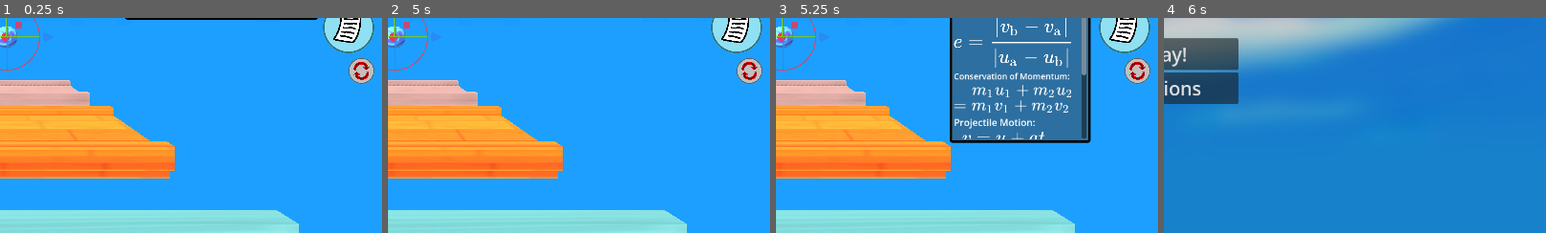
Above: before the commit, frames 1-4 (left to right).
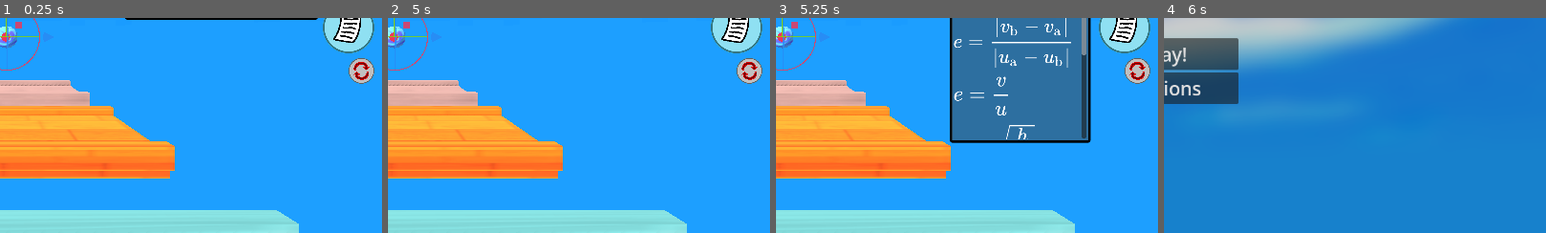
Above: after the commit, the same moments.

Repository: ErythiaSea/CMP400-PhET
Game: Godot game, scene res://Scenes/bowlingEnv.tscn
The game is run twice, just before and just after one commit, with the same random seed, the same clock (stepped at 60 frames per second) and the same inputs.
Inputs (mouse positions are % of the whole screen's width and height, from its top left):
- Up to frame 1 (0.25 s): no input
- Up to frame 2 (5 s): click (5, 20) at 0.5 s; click (5, 20) at 1.25 s; click (90, 32) at 2 s; click (96, 8) at 2.75 s; click (96, 21) at 3.5 s; click (96, 35) at 4.25 s
- Up to frame 3 (5.25 s): click (96, 48) at 5 s
- Up to frame 4 (6 s): click (5, 8) at 5.75 s
The pictures show only the part of the screen within x 50-100%, y 46-96%; the shares and areas given below are measured in that part.

Frames 1-2 are identical in both runs. In frame 3, 2.4% of the frame differs, in the area x 46-82%, y 16-57%; in frame 4, nothing differs.

Commit message:
add more e formula

Diff:
--- a/Scenes/bowlingEnv.tscn
+++ b/Scenes/bowlingEnv.tscn
@@ -20,9 +20,11 @@
 [ext_resource type="Texture2D" uid="uid://dkawvdfyptwev" path="res://GFX/world_button.png" id="16_f10g4"]
 [ext_resource type="Texture2D" uid="uid://wrn2ch2l71nh" path="res://GFX/formulae/cor.png" id="16_idct1"]
 [ext_resource type="Texture2D" uid="uid://bpn8upbcv2lgd" path="res://GFX/formulae/suvat.png" id="17_0liue"]
+[ext_resource type="Texture2D" uid="uid://babicsryhy1hw" path="res://GFX/formulae/evu coeff.png" id="17_ev77j"]
 [ext_resource type="Texture2D" uid="uid://c6rayo87as3ny" path="res://GFX/paper_button.png" id="17_idct1"]
 [ext_resource type="Texture2D" uid="uid://dg2viabvy562a" path="res://GFX/formulae/cons_momentum.png" id="17_p1fxj"]
 [ext_resource type="Texture2D" uid="uid://b4ixases7qjlv" path="res://GFX/back_button.png" id="18_0liue"]
+[ext_resource type="Texture2D" uid="uid://d0u55huwocfos" path="res://GFX/formulae/ehh coeff.png" id="18_y0auy"]
 [ext_resource type="Texture2D" uid="uid://dh25x1koml73p" path="res://GFX/reset_button.png" id="23_insud"]
 [ext_resource type="Texture2D" uid="uid://eyiqgejloe2e" path="res://GFX/play_button.png" id="25_eysce"]
 
@@ -494,6 +496,7 @@
 
 [node name="ScrollContainer" type="ScrollContainer" parent="GUIRoot/FormulaPanel/MarginContainer"]
 layout_mode = 2
+scroll_vertical = 265
 
 [node name="HBoxContainer" type="VBoxContainer" parent="GUIRoot/FormulaPanel/MarginContainer/ScrollContainer"]
 layout_mode = 2
@@ -502,21 +505,41 @@
 layout_mode = 2
 text = "Coefficient of Restitution:"
 
-[node name="CORFormula" type="TextureRect" parent="GUIRoot/FormulaPanel/MarginContainer/ScrollContainer/HBoxContainer"]
-layout_mode = 2
-tooltip_text = "e = coefficient of restitution
+[node name="CORFormula1" type="TextureRect" parent="GUIRoot/FormulaPanel/MarginContainer/ScrollContainer/HBoxContainer"]
+layout_mode = 2
+tooltip_text = "for two objects bouncing off of each other
+e = coefficient of restitution
 v = final velocity (m/s)
 u = initial velocity (m/s)"
 texture = ExtResource("16_idct1")
 expand_mode = 5
 stretch_mode = 4
 
+[node name="CORFormula2" type="TextureRect" parent="GUIRoot/FormulaPanel/MarginContainer/ScrollContainer/HBoxContainer"]
+layout_mode = 2
+tooltip_text = "for one object bouncing from a stationary surface
+e = coefficient of restitution
+v = final velocity (m/s)
+u = initial velocity (m/s)"
+texture = ExtResource("17_ev77j")
+expand_mode = 5
+stretch_mode = 4
+
+[node name="CORFormula3" type="TextureRect" parent="GUIRoot/FormulaPanel/MarginContainer/ScrollContainer/HBoxContainer"]
+layout_mode = 2
+tooltip_text = "e = coefficient of restitution
+v = final velocity (m/s)
+u = initial velocity (m/s)"
+texture = ExtResource("18_y0auy")
+expand_mode = 5
+stretch_mode = 4
+
 [node name="CMLabel" type="Label" parent="GUIRoot/FormulaPanel/MarginContainer/ScrollContainer/HBoxContainer"]
 layout_mode = 2
 theme_override_font_sizes/font_size = 14
 text = "Conservation of Momentum:"
 
-[node name="CORFormula2" type="TextureRect" parent="GUIRoot/FormulaPanel/MarginContainer/ScrollContainer/HBoxContainer"]
+[node name="CMFormula" type="TextureRect" parent="GUIRoot/FormulaPanel/MarginContainer/ScrollContainer/HBoxContainer"]
 layout_mode = 2
 tooltip_text = "m = mass (kg)
 u = initial velocity (m/s)
Binary file added: GFX/formulae/e coeff both.png
Not shown, added: GFX/formulae/e coeff both.png.import
Binary file added: GFX/formulae/ehh coeff.png
Not shown, added: GFX/formulae/ehh coeff.png.import
Binary file added: GFX/formulae/evu coeff.png
Not shown, added: GFX/formulae/evu coeff.png.import
Not shown: 1 places in Scenes/bowlingEnv.tscn that only renumber resources
